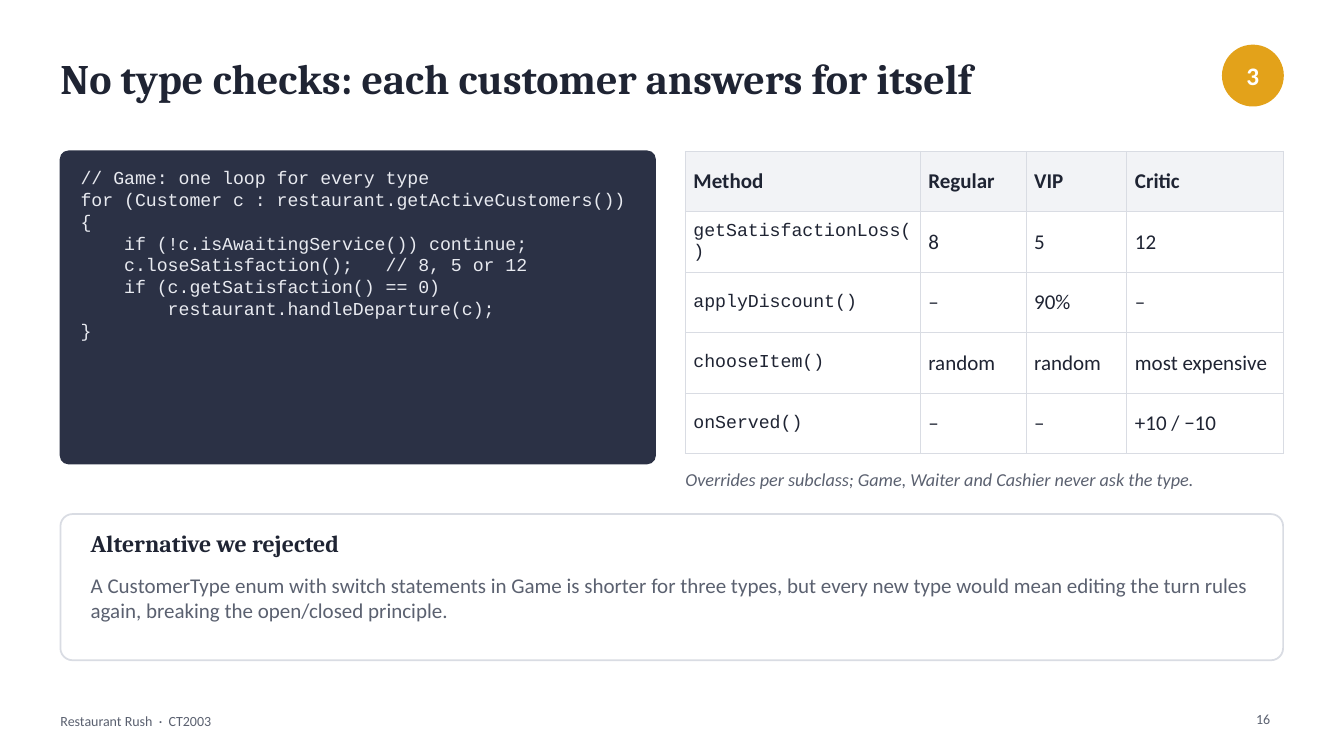
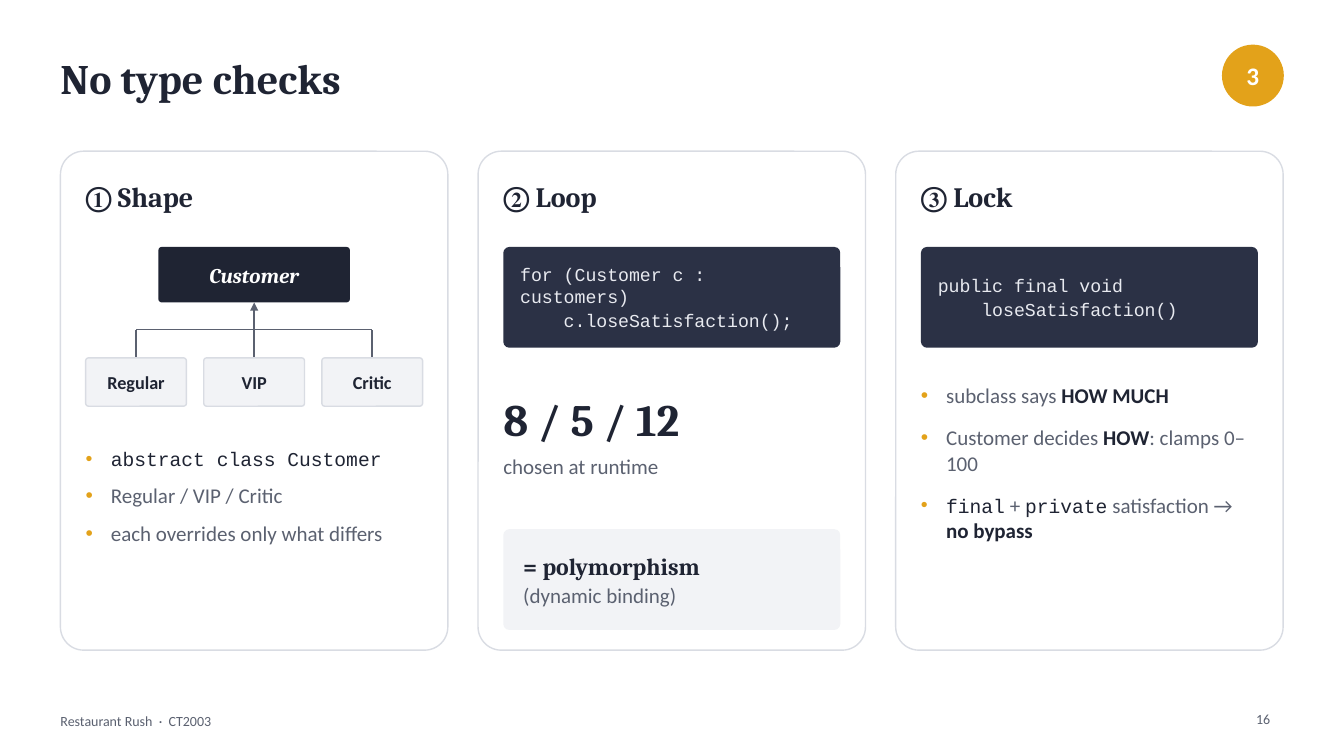
Before and after one commit to JeremyChooCK/CT2003-Restaurant-Rush, a slide deck: slide 16 of docs/presentation/RestaurantRush_Presentation.pptx. Drawn at 1344x756 pixels with LibreOffice and Linux fonts; fonts in the diff are those of the drawing. Boxes give left, top, right and bottom in pixels: in the first picture for what was removed or moved away, otherwise in the second. Text is boxed around its words. In the diff, an @@ line names an element or a change of style, - is before the commit and + after.

Commit message:
redesign own slides

```diff
--- a/docs/presentation/RestaurantRush_Presentation.pptx
+++ b/docs/presentation/RestaurantRush_Presentation.pptx
@@ title at (60, 65, 341, 104): text changed @@
-No type checks: each customer answers for itself
+No type checks
@@ rounded rectangle removed at (60, 151, 655, 464) @@
@@ rounded rectangle added at (60, 151, 448, 650), fill #FFFFFF, outline #D9DCE3 1 pt @@
@@ text removed at (81, 171, 626, 319) @@
-// Game: one loop for every type
-for (Customer c : restaurant.getActiveCustomers()) {
-if (!c.isAwaitingService()) continue;
-c.loseSatisfaction(); // 8, 5 or 12
-if (c.getSatisfaction() == 0)
-restaurant.handleDeparture(c);
-}
@@ rounded rectangle added at (478, 151, 865, 650), fill #FFFFFF, outline #D9DCE3 1 pt @@
@@ table removed at (686, 151, 1284, 436), 5 rows, 4 columns @@
-Method | Regular | VIP | Critic
-getSatisfactionLoss() | 8 | 5 | 12
-applyDiscount() | – | 90% | –
-chooseItem() | random | random | most expensive
-onServed() | – | – | +10 / −10
@@ rounded rectangle added at (896, 151, 1284, 650), fill #FFFFFF, outline #D9DCE3 1 pt @@
@@ text added at (86, 187, 193, 213), 20 pt, text #1F2433, bold @@
+① Shape
@@ text added at (503, 187, 597, 213), 20 pt, text #1F2433, bold @@
+② Loop
@@ text added at (921, 187, 1012, 213), 20 pt, text #1F2433, bold @@
+③ Lock
@@ rounded rectangle added at (158, 247, 350, 302), fill #1F2433, 15 pt, text #FFFFFF, bold, italic @@
+Customer
@@ rounded rectangle added at (503, 247, 840, 348), fill #2B3145, 13 pt, text #E8EAF0 @@
+for (Customer c : customers)
+c.loseSatisfaction();
@@ rounded rectangle added at (922, 247, 1258, 348), fill #2B3145, 13 pt, text #E8EAF0 @@
+public final void
+loseSatisfaction()
@@ arrow added from (254, 330) to (254, 302), #5B6170 1.25 pt @@
@@ rounded rectangle added at (86, 358, 187, 406), fill #F2F3F6, outline #D9DCE3 1 pt, 13 pt, text #1F2433, bold @@
+Regular
@@ line added from (136, 330) to (372, 330), #5B6170 1.25 pt @@
@@ line added from (136, 358) to (136, 330), #5B6170 1.25 pt @@
@@ rounded rectangle added at (204, 358, 304, 406), fill #F2F3F6, outline #D9DCE3 1 pt, 13 pt, text #1F2433, bold @@
+VIP
@@ line added from (254, 358) to (254, 330), #5B6170 1.25 pt @@
@@ rounded rectangle added at (322, 358, 422, 406), fill #F2F3F6, outline #D9DCE3 1 pt, 13 pt, text #1F2433, bold @@
+Critic
@@ line added from (372, 358) to (372, 330), #5B6170 1.25 pt @@
@@ text added at (946, 388, 1245, 542), 15 pt, text #5B6170 @@
+• subclass says HOW MUCH
+• Customer decides HOW: clamps 0–100
+• final + private satisfaction → no bypass
@@ text added at (503, 405, 679, 437), 32 pt, text #1F2433, bold @@
+8 / 5 / 12
@@ text added at (111, 452, 382, 545), 15 pt, text #5B6170 @@
+• abstract class Customer
+• Regular / VIP / Critic
+• each overrides only what differs
@@ text added at (503, 459, 658, 474), 15 pt, text #5B6170 @@
+chosen at runtime
@@ text removed at (685, 473, 1194, 489) @@
-Overrides per subclass; Game, Waiter and Cashier never ask the type.
@@ rounded rectangle removed at (60, 514, 1284, 660) @@
@@ text removed at (91, 535, 339, 557) @@
-Alternative we rejected
@@ rounded rectangle added at (503, 529, 840, 630), fill #F2F3F6, 15 pt, text #5B6170 @@
+= polymorphism
+(dynamic binding)
@@ text removed at (91, 578, 1247, 622) @@
-A CustomerType enum with switch statements in Game is shorter for three types, but every new type would mean editing the turn rules again, breaking the open/closed principle.
```
Also in this commit, not shown: 1 other file.
